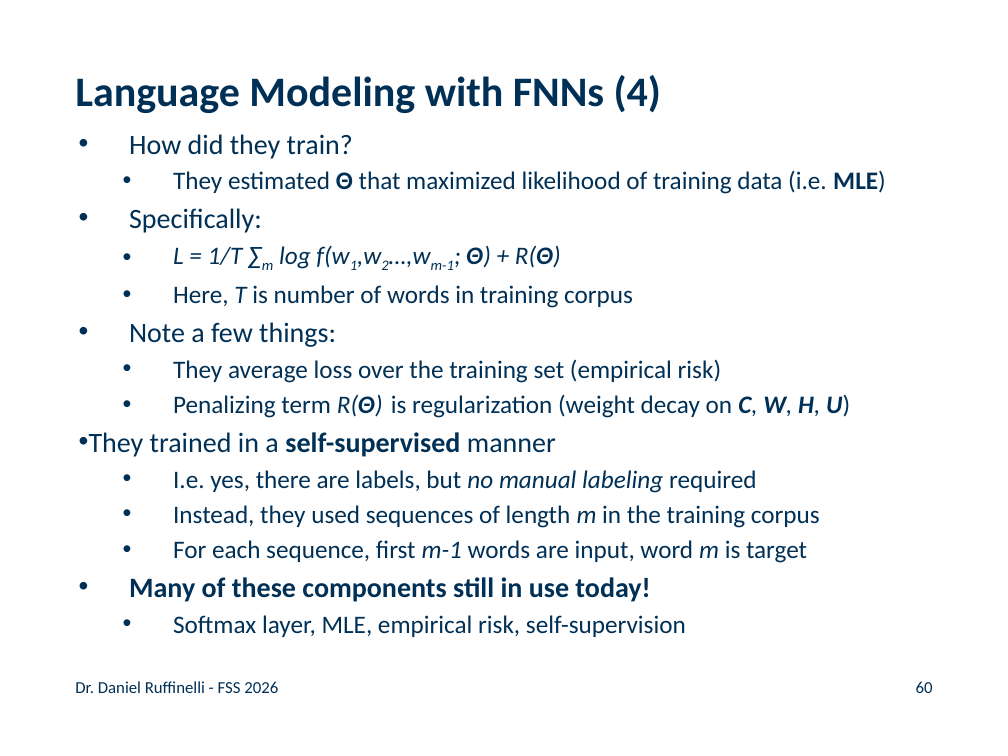
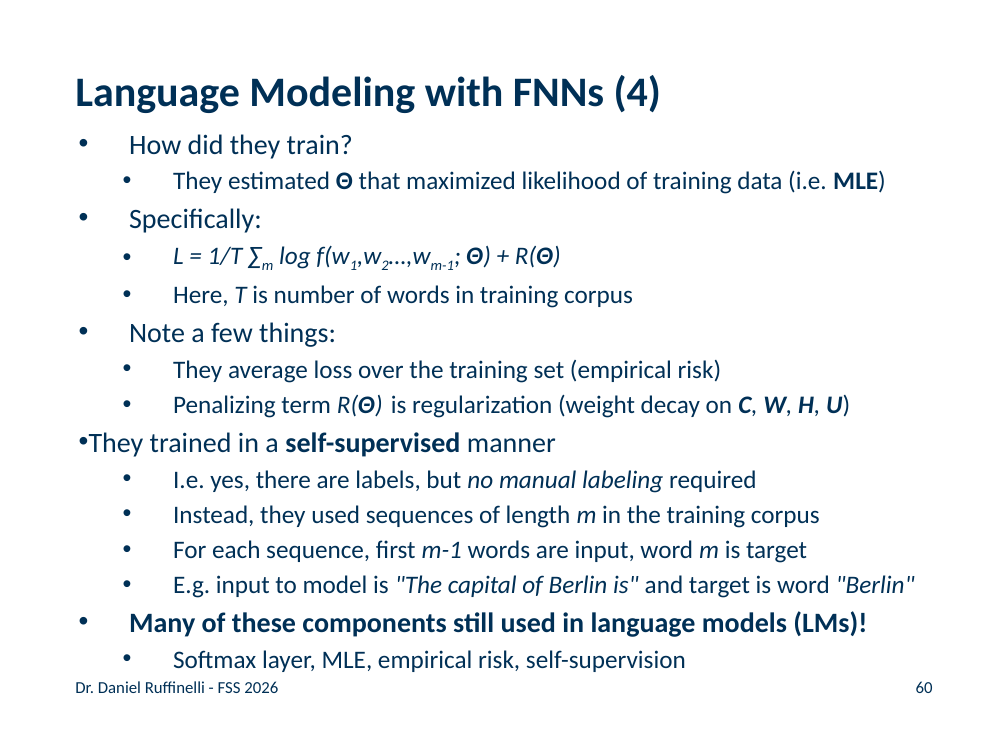
Before and after one commit to rufex2001/teaching_llms, a slide deck: slide 60 of lectures/02_ml_dl_word_embeddings/02_ml_dl_word_embeddings.pptx. Drawn at 1008x756 pixels with LibreOffice and Linux fonts; fonts in the diff are those of the drawing; background and template pictures are left out. Boxes give left, top, right and bottom in pixels: in the first picture for what was removed or moved away, otherwise in the second. Text is boxed around its words. In the diff, an @@ line names an element or a change of style, - is before the commit and + after.

```diff
--- a/lectures/02_ml_dl_word_embeddings/02_ml_dl_word_embeddings.pptx
+++ b/lectures/02_ml_dl_word_embeddings/02_ml_dl_word_embeddings.pptx
@@ text at (x1=129, y1=575, x2=915, y2=637): text changed; size 20 to 18 pt; bold off @@
-  • Many of these components still in use today!
+    • E.g. input to model is "The capital of Berlin is" and target is word "Berlin"
+  • Many of these components still used in language models (LMs)!
```
Also in this commit, not shown: 1 slide added, 3 other files.
